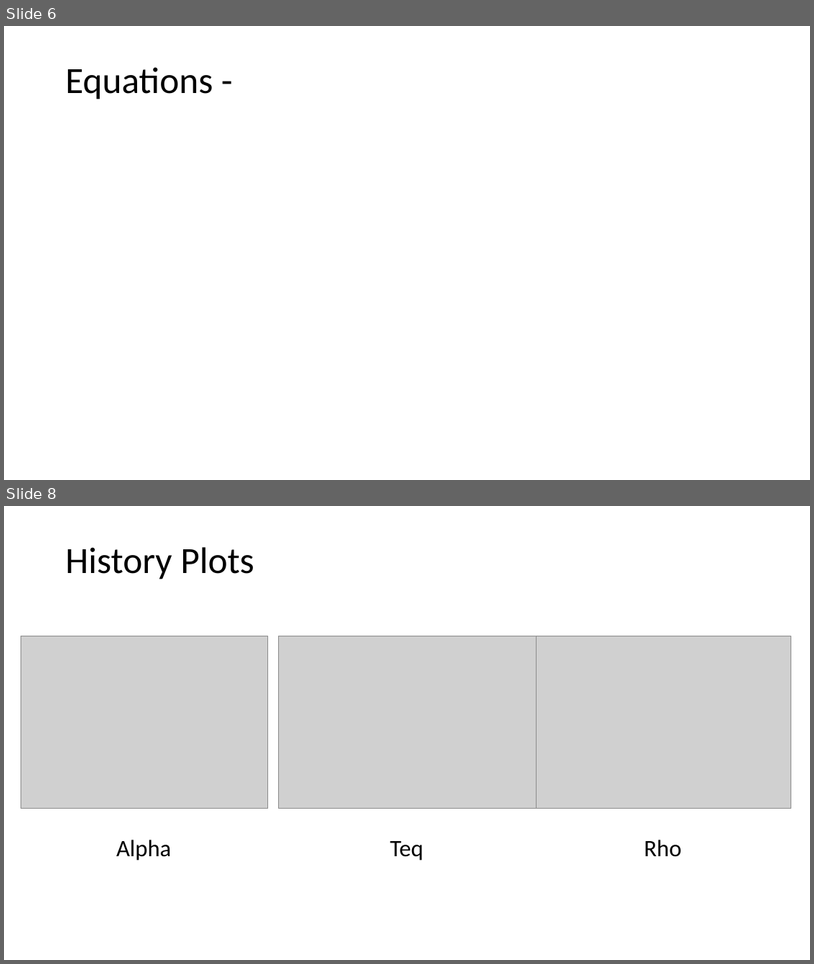
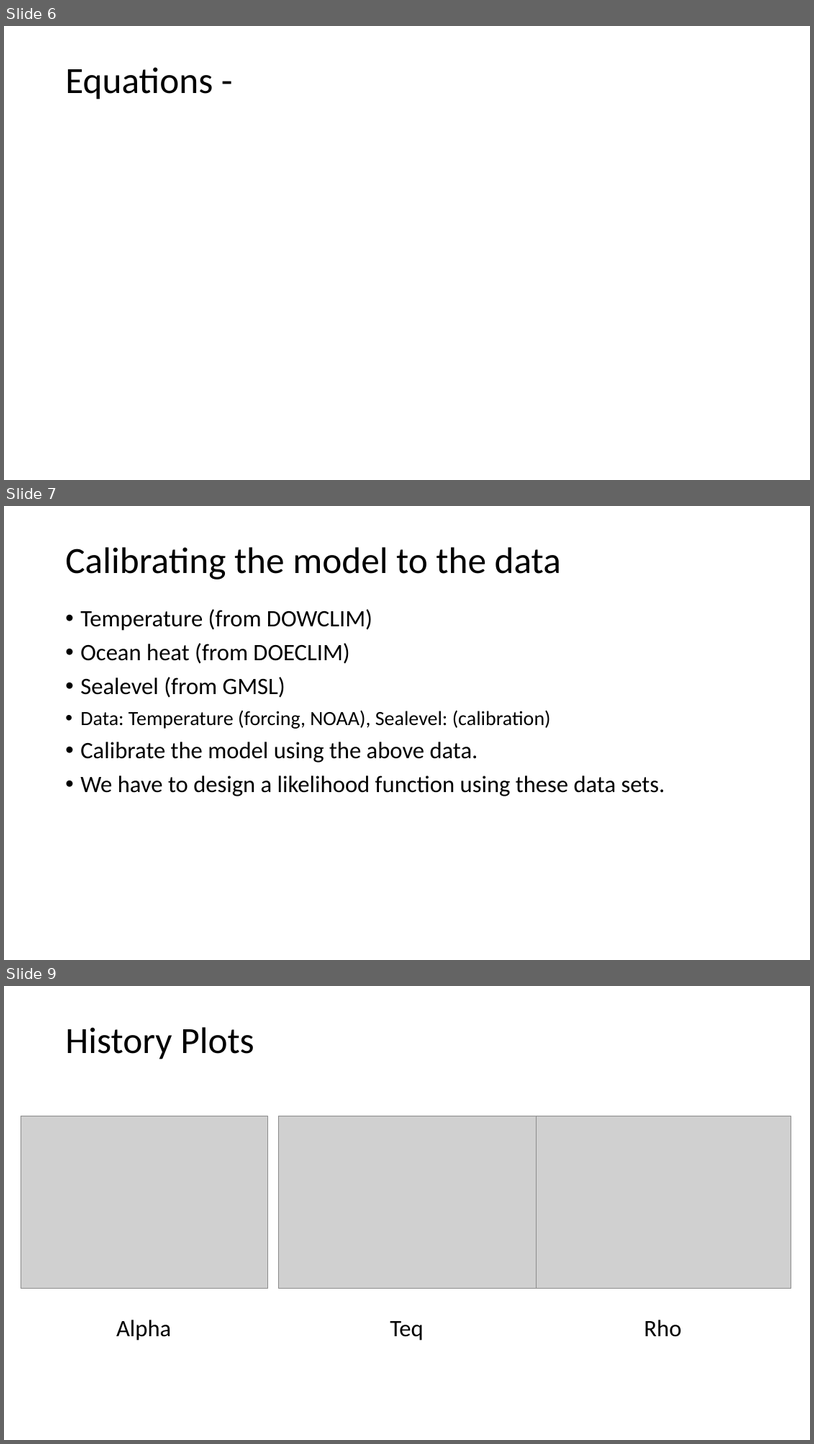
Before and after one commit to niharnandan/thesis, a slide deck: Mid Semester Presentation.pptx. Shown one above the other, each under a label of ours: slides 6 and 8 before the commit, slides 6, 7 and 9 after it; the slides between them are not shown. The pictures are 814x964 and 814x1444 pixels, drawn with LibreOffice and Linux fonts; fonts in the diff are those of the drawing; grey boxes stand for pictures. Boxes give left, top, right and bottom in pixels: in the first picture for what was removed or moved away, otherwise in the second. Text is boxed around its words. In the diff, an @@ line names an element or a change of style, - is before the commit and + after.

```diff
--- a/Mid Semester Presentation.pptx
+++ b/Mid Semester Presentation.pptx
@@ slide 7 added at <box>4,506,810,960</box>, background #FFFFFF @@
@@ title added at <box>65,547,561,579</box>, 44 pt, text #000000 @@
+Calibrating the model to the data
@@ text added at <box>80,609,666,796</box>, 28 pt, text #000000 @@
+• Temperature (from DOWCLIM)
+• Ocean heat (from DOECLIM)
+• Sealevel (from GMSL)
+  • Data: Temperature (forcing, NOAA), Sealevel: (calibration)
+• Calibrate the model using the above data.
+• We have to design a likelihood function using these data sets.
@@ what was slide 8 is now slide 9 @@
```
Also in this commit, not shown: 7 slides changed.
